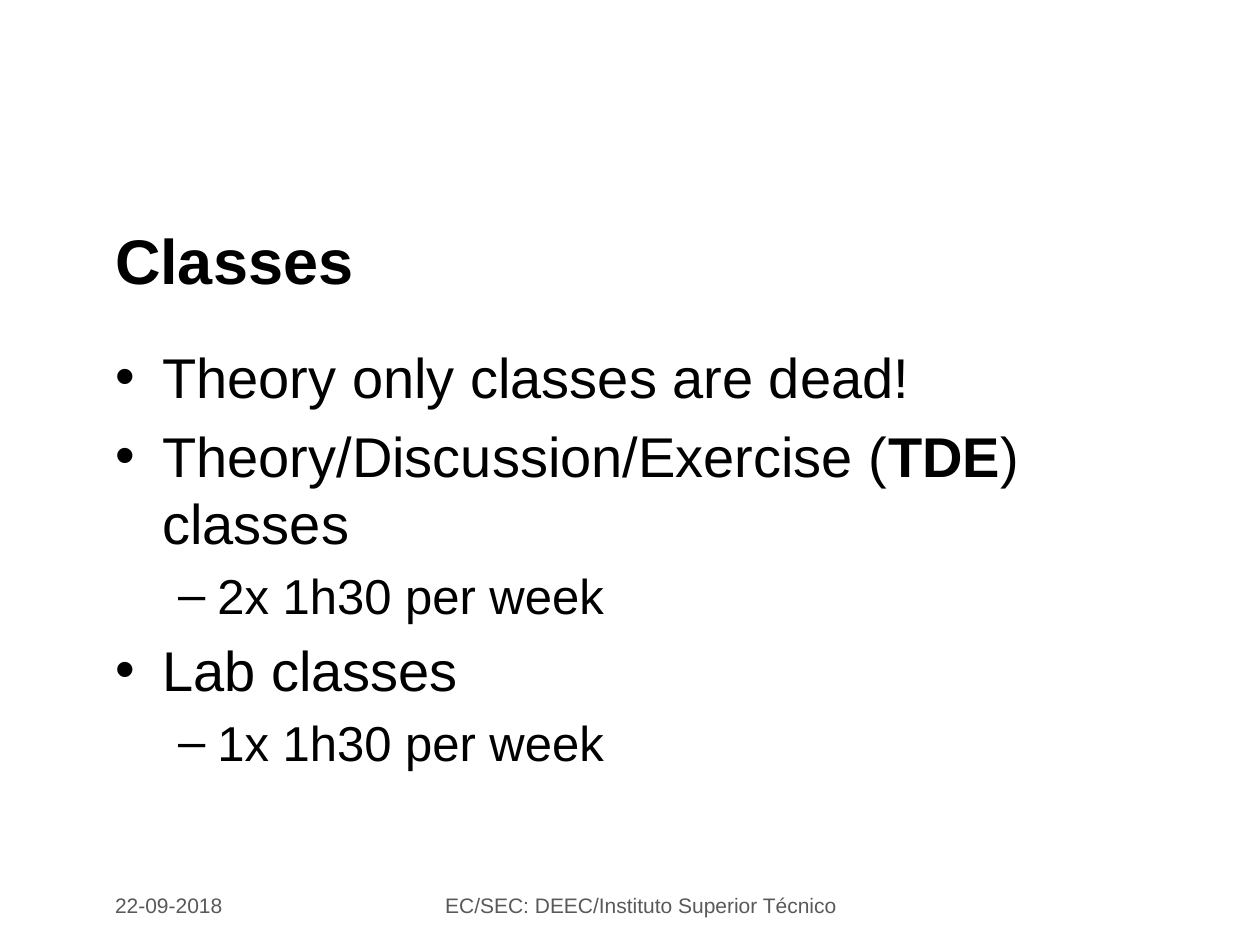
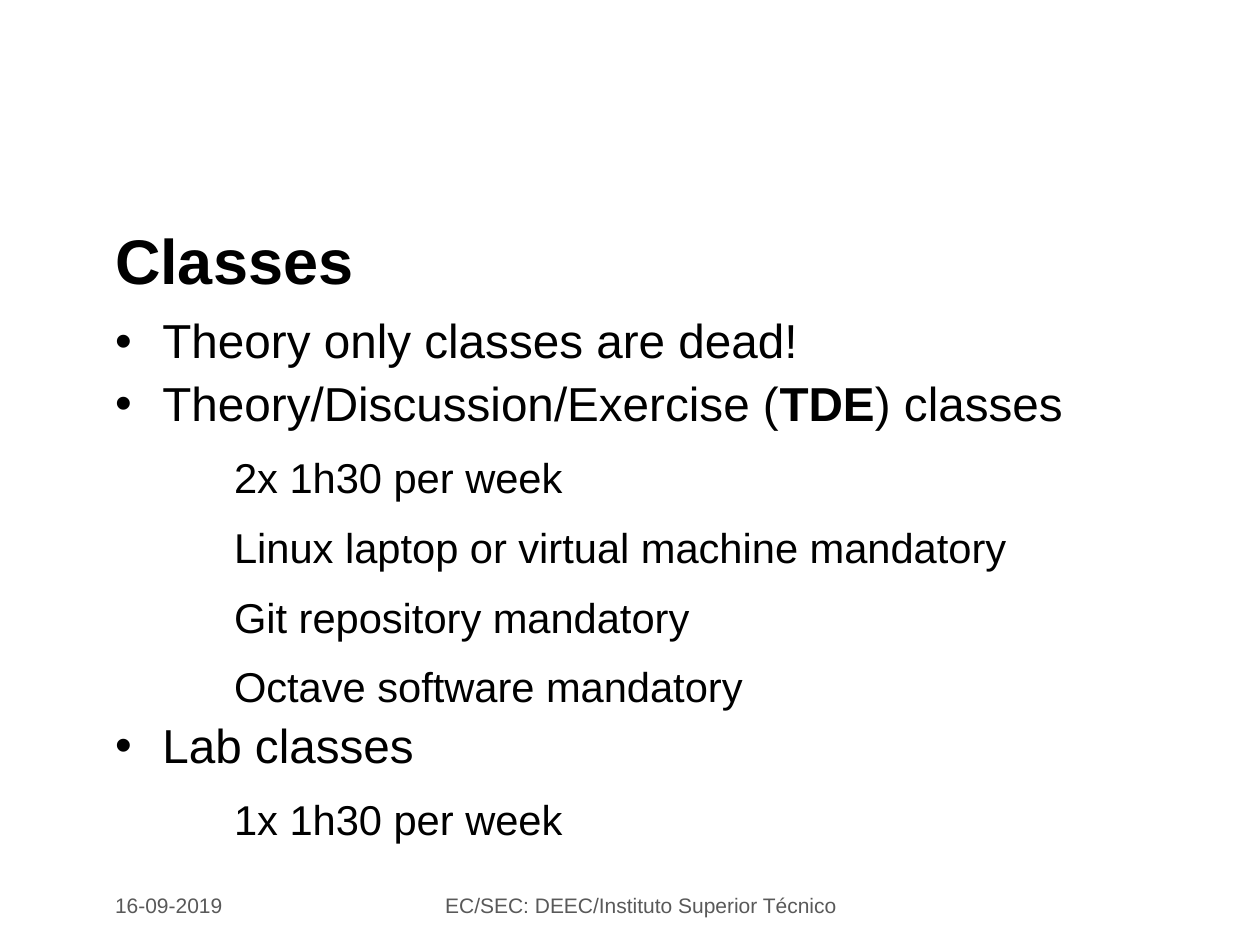
Before and after one commit to jjts/ist-sec, a slide deck: slide 4 of lectures/l1_intro/l1.odp. Drawn at 1260x945 pixels with LibreOffice and Linux fonts; fonts in the diff are those of the drawing; background and template pictures are left out. Boxes give left, top, right and bottom in pixels: in the first picture for what was removed or moved away, otherwise in the second. Text is boxed around its words. In the diff, an @@ line names an element or a change of style, - is before the commit and + after.

```diff
--- a/lectures/l1_intro/l1.odp
+++ b/lectures/l1_intro/l1.odp
@@ text "Theory only classes are dead!": place and size @@
-text "Theory only classes are dead!" at (162,357,1020,771)
+text "Theory only classes are dead!" at (162,323,1063,836)
@@ text at (162,323,1063,836): size 32 to 27.2 pt in "Theory only classes are dead!", "Theory/Discussion/Exercise (TDE) classes", "Lab classes"; size 28 to 23.8 pt in "2x 1h30 per week", "1x 1h30 per week"; line spacing 1 to 0.9; bullet – to −; more space between paragraphs; bullet colour #000000 to #FFFFFF @@
@@ text at (234,532,1007,711): paragraphs added @@
+  − Linux laptop or virtual machine mandatory
+  − Git repository mandatory
+  − Octave software mandatory
@@ text at (115,898,222,913): text changed @@
-22-09-2018
+16-09-2019
```
Also in this commit, not shown: 9 other slides changed, 2 slides added, 1 slide removed, 2 other files.
